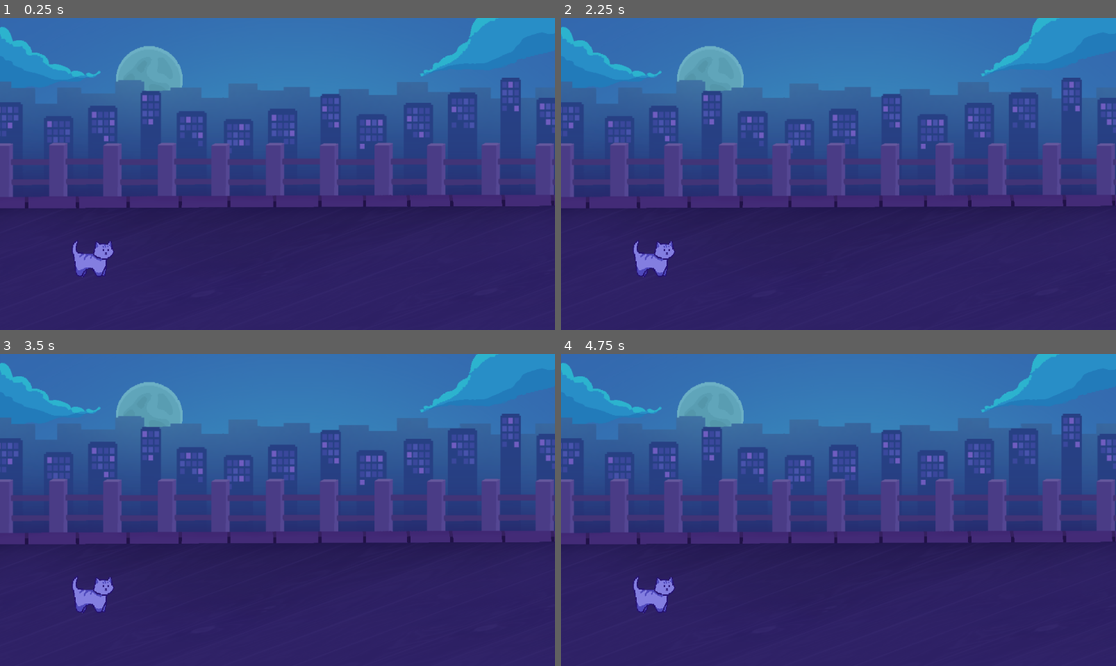
Above: before the commit, frames 1-4 (two rows, left to right).
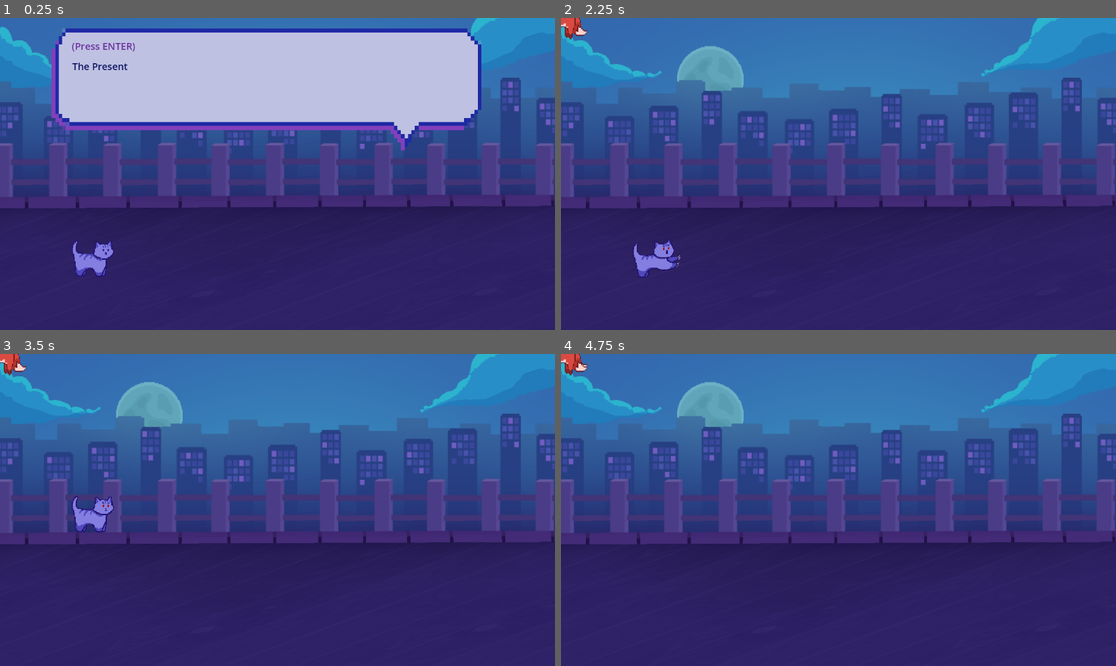
Above: after the commit, the same moments.

Repository: purple-affogato/magic-xmas-cat-game
Game: Godot game, scene res://present_level.tscn
The game is run twice, just before and just after one commit, with the same random seed, the same clock (stepped at 60 frames per second) and the same inputs. The project has no main scene, so this scene is started directly.
Inputs:
- Up to frame 1 (0.25 s): no input
- Up to frame 2 (2.25 s): tap Enter (ui_accept) at 0.5, 0.77, 1.25, 1.52, 2 s; hold Right (ui_right) 0.53-1.28 s; tap Q (normal_attack) at 0.6, 1.35, 2.1 s; hold Down (ui_down) 1.28-2.03 s; hold Right (ui_right) from 2.03 s (still down)
- Up to frame 3 (3.5 s): release Right (ui_right) at 2.78 s; hold Up (ui_up) from 2.78 s (still down); tap Q (normal_attack) at 2.85 s; tap Enter (ui_accept) at 3.02 s
- Up to frame 4 (4.75 s): release Up (ui_up) at 3.53 s; hold Left (ui_left) from 3.53 s (still down); tap Q (normal_attack) at 3.6, 4.35 s; tap Enter (ui_accept) at 3.77, 4.52 s

The runs differ from the first frame. In frame 1, 25% of the frame differs, in the area x 9-87%, y 3-43%; in frame 2, 0.5%; in frame 3, 1.2%; in frame 4, 0.7%.
Error after the commit: Invalid assignment of property or key 'position' with value of type 'Marker2D' on a base object of type 'CharacterBody2D (fox.gd)'. (res://present_level.gd:60)

Commit message:
copy pasting stuff from past lvl

Diff:
--- a/present_level.gd
+++ b/present_level.gd
@@ -39,3 +39,33 @@
 			dia.visible = false
 			ph = Phase.BATTLE
 			$Cat.set_process(true)
+	elif ph == Phase.BATTLE:
+		if kills >= 7:
+			remove_enemies()
+			$Cat.set_process(false)
+			dia.visible = true
+			dia.start_reading(end_dia)
+			ph = Phase.END
+			return
+		spawn_enemies()
+		handle_foxes()
+
+
+func spawn_enemies():
+	var points = get_tree().get_nodes_in_group("spawn")
+	var pos = points[randi() % points.size()]
+	var fox = preload("res://fox.tscn").instantiate()
+	if len(get_tree().get_nodes_in_group("firefox")) < 2:
+		add_child(fox)
+		fox.position = pos
+		fox.add_to_group("firefox")
+
+func handle_foxes():
+	var foxes = get_tree().get_nodes_in_group("firefox")
+	for f in foxes:
+		f.playerX = $Cat.position.x
+
+func remove_enemies():
+	var foxes = get_tree().get_nodes_in_group("firefox")
+	for f in foxes:
+		f.queue_free()
--- a/present_level.tscn
+++ b/present_level.tscn
@@ -25,12 +25,6 @@
 scale = Vector2(1.01302, 1.02315)
 texture = ExtResource("1_64jft")
 
-[node name="DialogueBox" parent="." instance=ExtResource("2_ko05i")]
-visible = false
-
-[node name="Cat" parent="." instance=ExtResource("3_y3kcs")]
-position = Vector2(198, 496)
-
 [node name="borders" type="Area2D" parent="."]
 
 [node name="CollisionShape2D" type="CollisionShape2D" parent="borders"]
@@ -48,3 +42,12 @@
 [node name="CollisionShape2D4" type="CollisionShape2D" parent="borders"]
 position = Vector2(584.25, 669)
 shape = SubResource("RectangleShape2D_42r0g")
+
+[node name="DialogueBox" parent="." instance=ExtResource("2_ko05i")]
+
+[node name="Cat" parent="." instance=ExtResource("3_y3kcs")]
+position = Vector2(198, 496)
+
+[node name="SpawnPoint1" type="Marker2D" parent="." groups=["spawn"]]
+
+[node name="SpawnPoint2" type="Marker2D" parent="." groups=["spawn"]]
